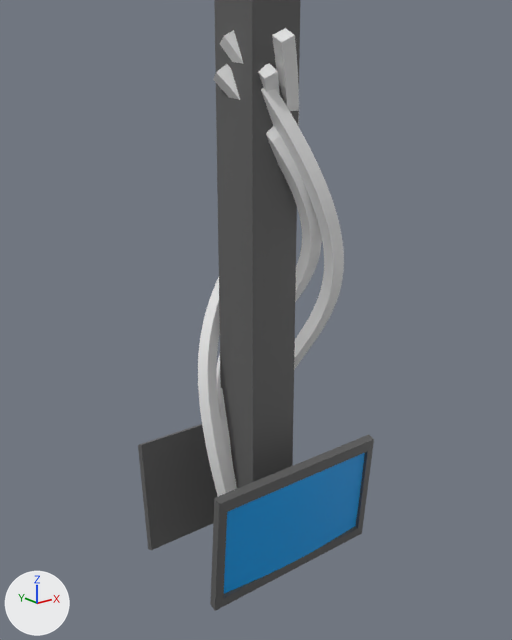
The Blender file Assets/Blender/Screens.blend: old version first, new version second.
Rendered twice from a camera (50 mm lens) standing at (-15.8, -19.7, 23.4) and looking at (0.2, 0.3, 15.4). The axes (+X, +Y, +Z) are drawn at lower left. The lights are the same throughout.

The older version as bpy lines, for what is in view:
```python
me_circle_001 = bpy.data.meshes.new('Circle.001')
me_circle_001.from_pydata(...)  # 152 vertices, 26 faces; spans x -3.78..3.78, y -3.5..3.5, z -2.29..2.34
me_circle_001.materials.append(mat_material)  # dark grey #5d5d5d
me_circle_005 = bpy.data.meshes.new('Circle.005')
me_circle_005.from_pydata(...)  # 578 vertices, 512 faces; spans x -3.45..3.45, y -3.48..3.48, z -1.86..1.88
me_circle_005.materials.append(mat_screens)  # blue #009ae7
me_mesh_001 = bpy.data.meshes.new('Mesh.001')
me_mesh_001.from_pydata(...)  # 46 vertices, 0 faces, 45 loose edges; spans x -15.4..2.0, y -1.2..1.8, z 0.2..3.4
ob_nurbspath_001 = bpy.data.objects.new('NurbsPath.001', me_mesh_001)
ob_nurbspath_001.location = (-1.99, 0.0, 8.82)
ob_nurbspath_001.rotation_euler = (0.0, 1.553, 0.0)  # degrees (0, 89, 0)
_m = ob_nurbspath_001.modifiers.new('Skin', 'SKIN')
ob_screens = bpy.data.objects.new('Screens', me_circle_005)
ob_screens.location = (0.0, 0.0, 8.19)
ob_screens.scale = (1.0, 0.776, 1.0)
ob_screensupports = bpy.data.objects.new('ScreenSupports', me_circle_001)
ob_screensupports.location = (0.0, 0.0, 8.21)
ob_screensupports.scale = (1.0, 0.776, 1.0)
# also in view: 'Columns' at (0.0, 0.0, 102.3); 'NurbsPath' at (0.2, -0.1, 16.1); 'NurbsPath.003' at (0.2, 0.0, 15.6); 'NurbsPath.002' at (0.5, -0.5, 16.1)
```
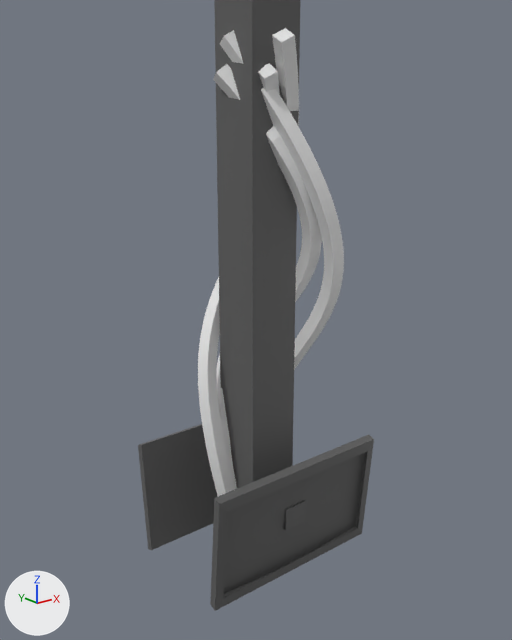
Diff of the bpy script that builds the scene:
```diff
--- a/Assets/Blender/Screens.blend.py
+++ b/Assets/Blender/Screens.blend.py
@@ me_circle_005 @@
 me_circle_005.from_pydata(...)  # 578 vertices, 512 faces; spans x -3.45..3.45, y -3.48..3.48, z -1.86..1.88
 # used by ob_screens; location = (0.0, 0.0, 8.19); scale = (1.0, 0.776, 1.0)
+# me_circle_005 part 1: the loose piece of 289 vertices spanning x -3.45..3.45, y -3.48..-2.9, z -1.86..1.88 is deleted
 me_circle_005.materials.append(mat_screens)
```

Location of each change, [x1, y1, x2, y2] in pixels of the pictures (512 x 640 px):
'Screens', reshaped (not visible afterwards): before [224, 453, 365, 594]
